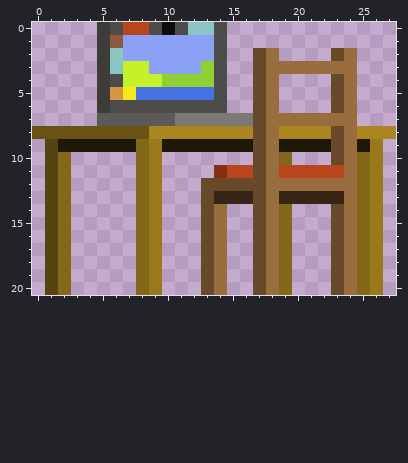
Pixel-art file -- Assets/Textures/StaticObjects/SashaBedroom/desk.aseprite. The first picture shows the starting point.
28x21 pixels, 1 frame.
New version:
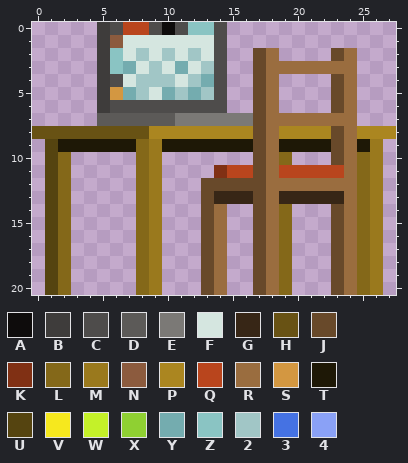
Palette (. is transparent): A #0e0c0c  B #3e3c3b  C #4e4c4b  D #5c5a58  E #7b7976  F #d5e6e0  G #372616  H #685214  J #68492a  K #803014  L #846819  M #9a791d  N #8c5b3e  P #ab8620  Q #b9451d  R #9a6d3f  S #d39741  T #1e1806  U #554410  V #f6e81e  W #c4f129  X #8fd032  Y #74acaf  Z #8ac4c3  2 #a1c6c6  3 #4572e3  4 #8aa1f6
Changes in this commit:
y 1: x 7..13 4444444 -> FFFFFFF
y 2: x 7..13 4444444 -> F2F2F2F
y 3: x 7..13 WW4444X -> YF2FYF2
y 4: x 7..13 WWWXXXX -> F222F2Y
y 5: x 7..13 V333333 -> Y2FY2Y2
Pixel boxes of the changes (left, top, right, bottom) in both pictures:
changed: (123, 35, 214, 100)
